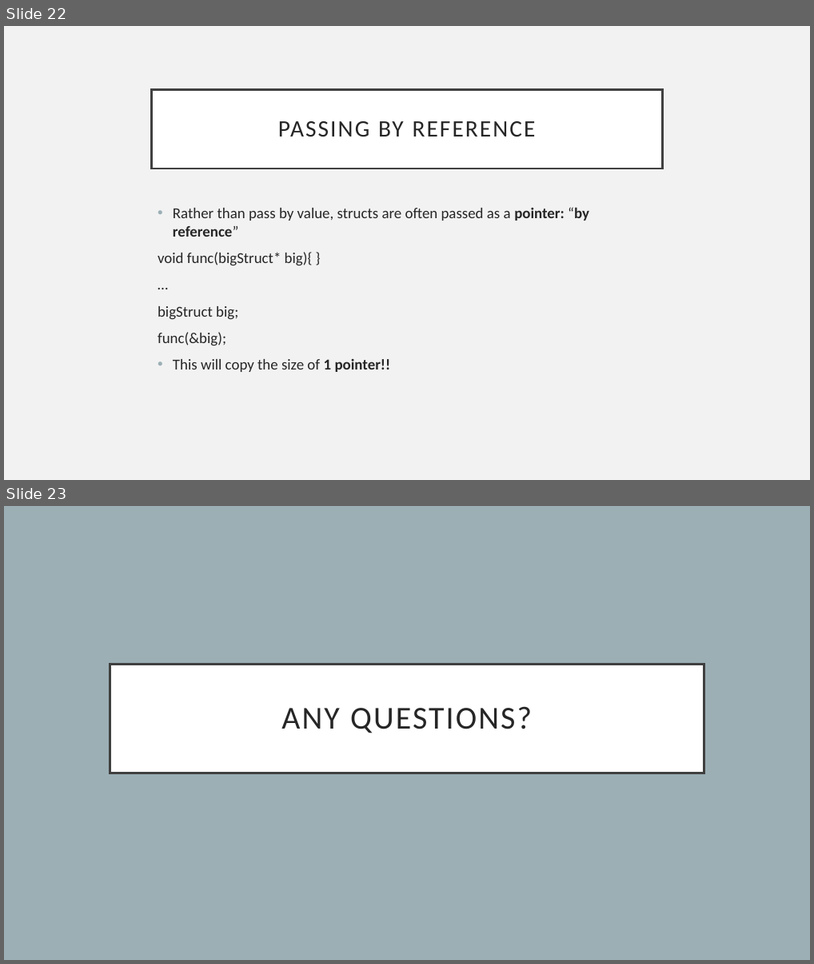
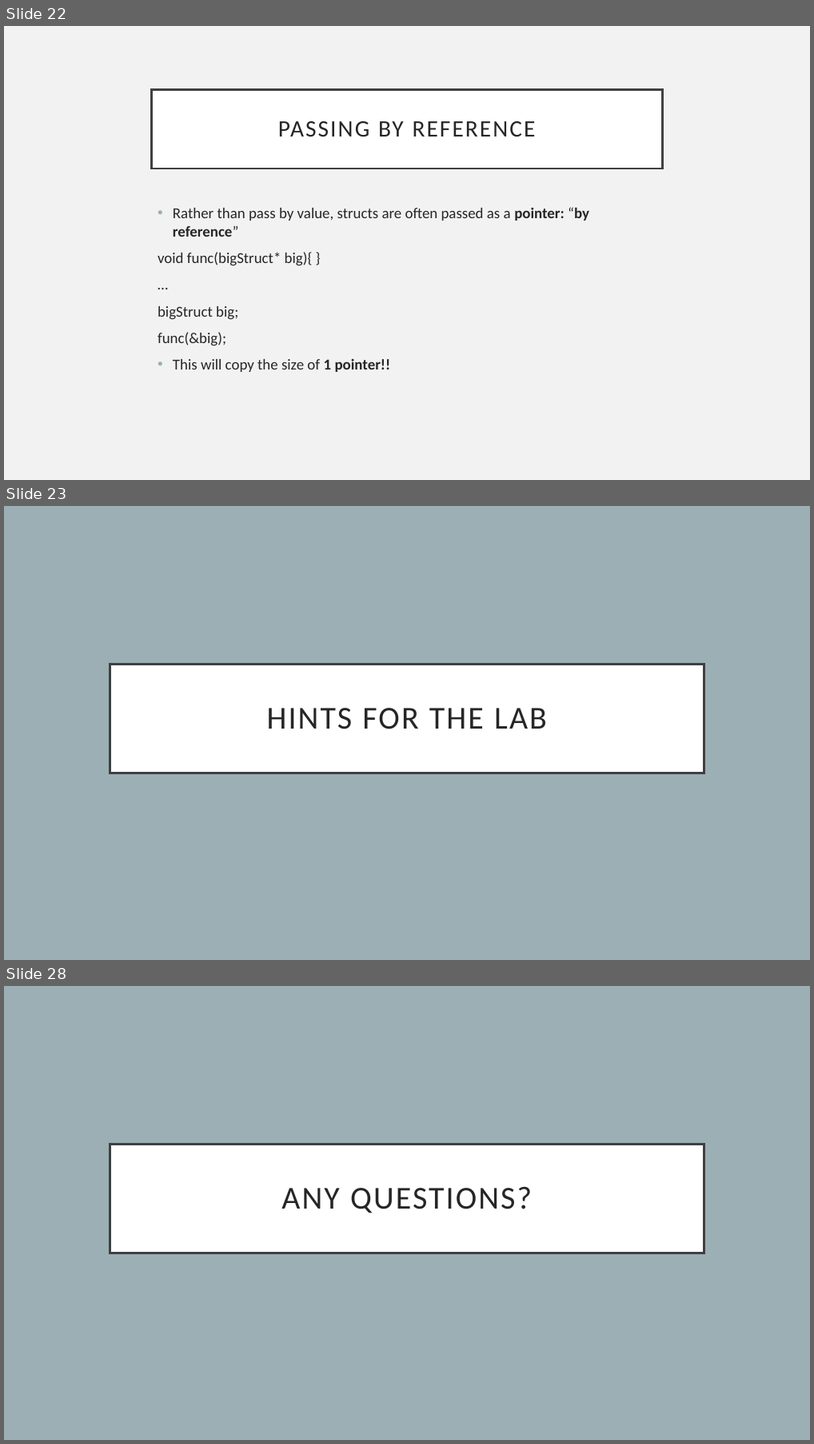
Before and after one commit to glu99331/glu99331.github.io, a slide deck: files/CS449/Petrucci/CS_0449_Recitation_3.pptx. Shown one above the other, each under a label of ours: slides 22 and 23 before the commit, slides 22, 23 and 28 after it; the slides between them are not shown. The pictures are 814x964 and 814x1444 pixels, drawn with LibreOffice and Linux fonts; fonts in the diff are those of the drawing. Boxes give left, top, right and bottom in pixels: in the first picture for what was removed or moved away, otherwise in the second. Text is boxed around its words. In the diff, an @@ line names an element or a change of style, - is before the commit and + after.

```diff
--- a/files/CS449/Petrucci/CS_0449_Recitation_3.pptx
+++ b/files/CS449/Petrucci/CS_0449_Recitation_3.pptx
@@ slide 23 added at (4, 506, 810, 960), background #9BAFB5 @@
@@ title added at (110, 664, 705, 772), fill #FFFFFF, outline #404040 3 pt, 38 pt, text #262626 @@
+HINTS FOR THE LAB
@@ what was slide 23 is now slide 28 @@
```
Also in this commit, not shown: 4 other slides added.
